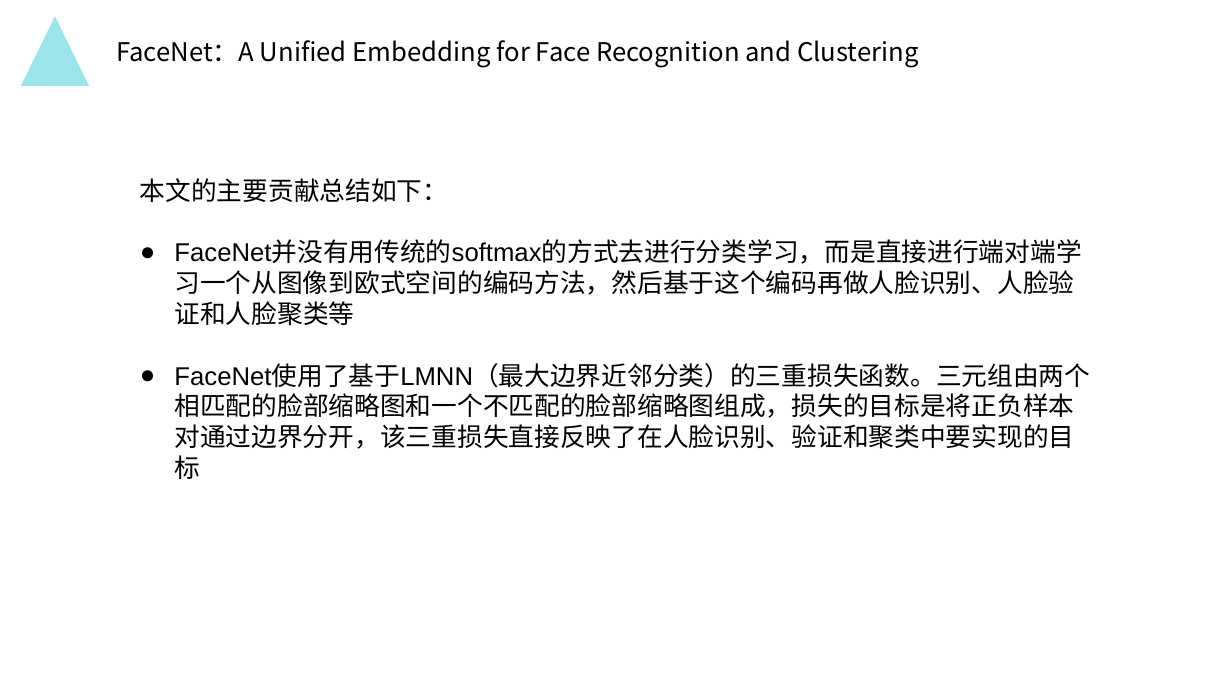
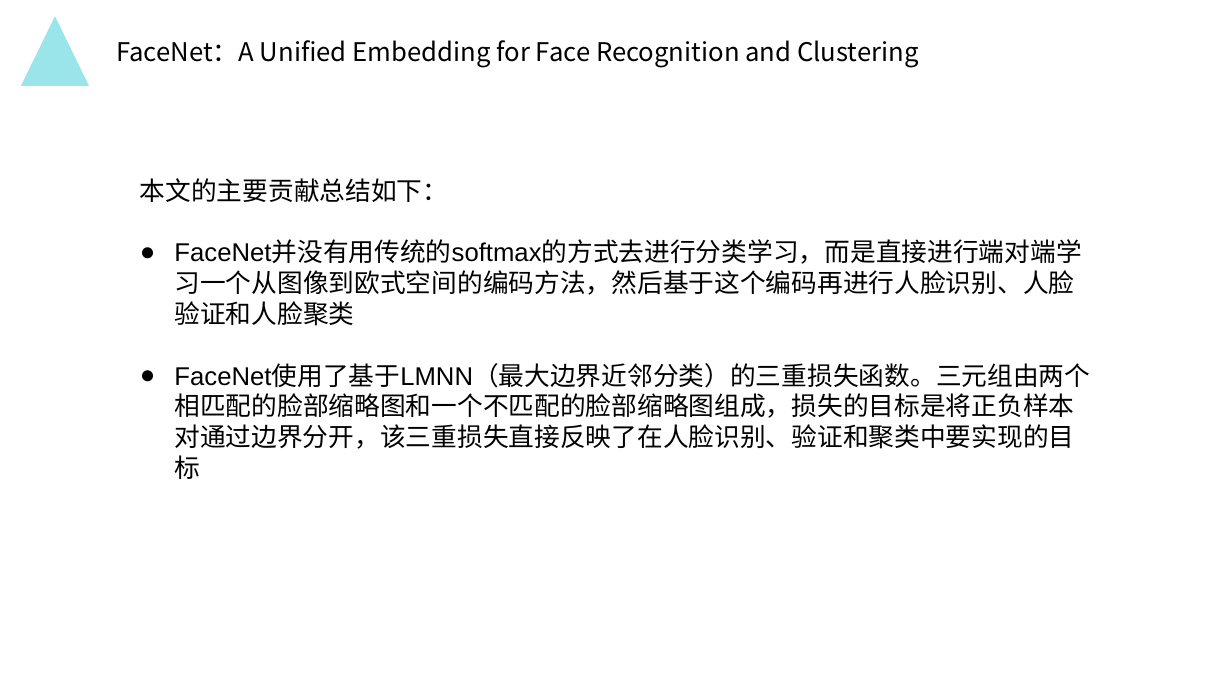
Before and after one commit to MydrBH/201720121206LvCheng, a slide deck: slide 12 of 中期报告.pptx. Drawn at 1232x693 pixels with LibreOffice and Linux fonts; fonts in the diff are those of the drawing; background and template pictures are left out. Boxes give left, top, right and bottom in pixels: in the first picture for what was removed or moved away, otherwise in the second. Text is boxed around its words. In the diff, an @@ line names an element or a change of style, - is before the commit and + after.

```diff
--- a/中期报告.pptx
+++ b/中期报告.pptx
@@ text at [174,241,1081,326]: text changed @@
-● FaceNet并没有用传统的softmax的方式去进行分类学习，而是直接进行端对端学习一个从图像到欧式空间的编码方法，然后基于这个编码再做人脸识别、人脸验证和人脸聚类等
+● FaceNet并没有用传统的softmax的方式去进行分类学习，而是直接进行端对端学习一个从图像到欧式空间的编码方法，然后基于这个编码再进行人脸识别、人脸验证和人脸聚类
```
Also in this commit, not shown: 9 other slides changed.
